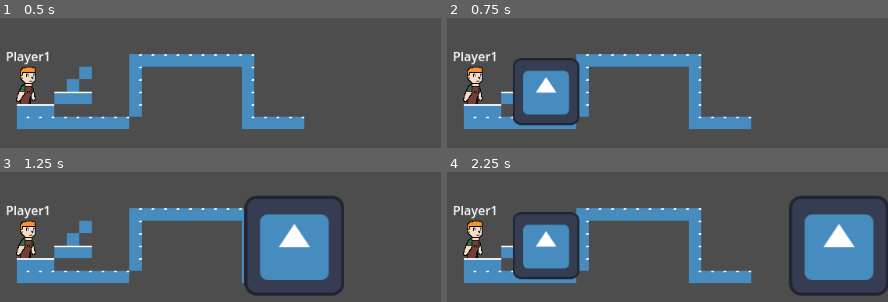
Above: before the commit, frames 1-4 (two rows, left to right).
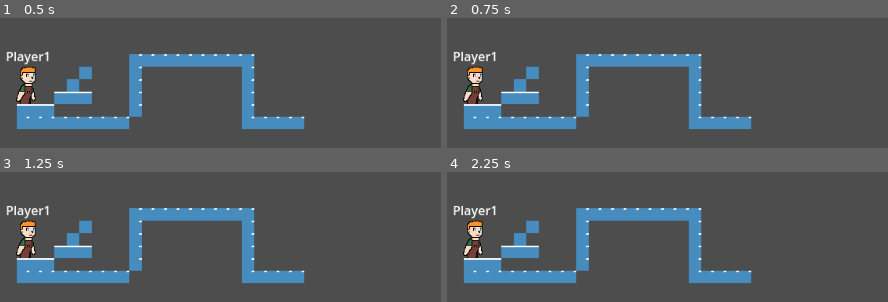
Above: after the commit, the same moments.

Repository: zac112/HeroFarmer
Game: Godot game, scene res://Assets/Platform/level_1.tscn
Same seed, same stepped clock (60 frames per second), same inputs: the game is played once before the commit and once after it. This scene is started directly instead of the project's main scene. The engine's default icon, where the game draws it, is replaced by a stand-in: a white triangle on a blue panel in a dark square.
Inputs:
- Up to frame 1 (0.5 s): no input
- Up to frame 2 (0.75 s): hold D (Farm_right) from 0.53 s (still down); tap Space (Platform_shoot) at 0.6 s
- Up to frame 3 (1.25 s): keep holding D (Farm_right); tap W (Farm_up) at 0.77 s
- Up to frame 4 (2.25 s): tap Space (Platform_shoot) at 1.35, 2.1 s; tap W (Farm_up) at 1.52 s; release D (Farm_right) at 2.03 s; hold A (Farm_left) from 2.03 s (still down)

Frame 1 is identical in both runs. In frame 2, 5.5% of the frame differs, in the area x 14-31%, y 30-84%; in frame 3, 11%; in frame 4, 16%, in the area x 14-100%, y 18-96%.
Error in both runs: Invalid assignment of property or key 'flip_h' with value of type 'bool' on a base object of type 'null instance'. (res://Assets/Player/Platform/player_platfor…

Commit message:
Player can shoot RIGHT and LEFT

Diff:
--- a/Assets/Platform/level_1.gd
+++ b/Assets/Platform/level_1.gd
@@ -11,8 +11,14 @@
 
 
 
-func _on_player_platform_particle(pos):
+func _on_player_platform_particle(pos, direction):
 	var particle = particle_scene.instantiate()
 	$".".add_child(particle)
-	particle.position = pos
-	print(pos)
+	if direction == 1:
+		particle.position = pos
+		particle.shoot_direction = 1
+		print(pos)
+	else:
+		particle.position = pos
+		particle.shoot_direction = 0
+		print(pos)
--- a/Assets/Player/Platform/particle.gd
+++ b/Assets/Player/Platform/particle.gd
@@ -2,6 +2,8 @@
 
 
 @export var particleMoveSpeed := 500
+
+@export var shoot_direction := 1
 
 func _ready():
 	var particleScaleChange = create_tween()
@@ -9,4 +11,7 @@
 
 
 func _process(delta):
-	position.x += particleMoveSpeed * delta
+	if shoot_direction == 1:
+		position.x += particleMoveSpeed * delta
+	else:
+		position.x -= particleMoveSpeed * delta
--- a/Assets/Player/Platform/particle.tscn
+++ b/Assets/Player/Platform/particle.tscn
@@ -1,10 +1,18 @@
-[gd_scene load_steps=3 format=3 uid="uid://bw3ikyswygkd5"]
+[gd_scene load_steps=4 format=3 uid="uid://bw3ikyswygkd5"]
 
 [ext_resource type="Script" path="res://Assets/Player/Platform/particle.gd" id="1_de88d"]
 [ext_resource type="Texture2D" uid="uid://b4jeb2tqjs18c" path="res://icon.svg" id="2_xrsva"]
 
-[node name="Particle" type="Node2D"]
+[sub_resource type="RectangleShape2D" id="RectangleShape2D_ix2kt"]
+size = Vector2(129, 125)
+
+[node name="Particle" type="Area2D"]
+collision_layer = 2
 script = ExtResource("1_de88d")
 
 [node name="Sprite2D" type="Sprite2D" parent="."]
 texture = ExtResource("2_xrsva")
+
+[node name="CollisionShape2D" type="CollisionShape2D" parent="."]
+position = Vector2(-0.5, -0.5)
+shape = SubResource("RectangleShape2D_ix2kt")
--- a/Assets/Player/Platform/player_platform.gd
+++ b/Assets/Player/Platform/player_platform.gd
@@ -12,7 +12,7 @@
 enum State {Idle, Run, Jump}
 var current_state
 
-signal particle(pos)
+signal particle(pos, direction)
 
 
 @onready var playerName = %Label
@@ -29,7 +29,10 @@
 func _process(delta):
 	if Input.is_action_just_pressed("Platform_shoot") and can_shoot:
 		print("SHOOT", can_shoot)
-		particle.emit($RightShootMarker.global_position)
+		if sprite_2d.flip_h == false:
+			particle.emit($RightShootMarker.global_position, 1)
+		else:
+			particle.emit($LeftShootMarker.global_position, 0)
 
 
 func _physics_process(delta):
